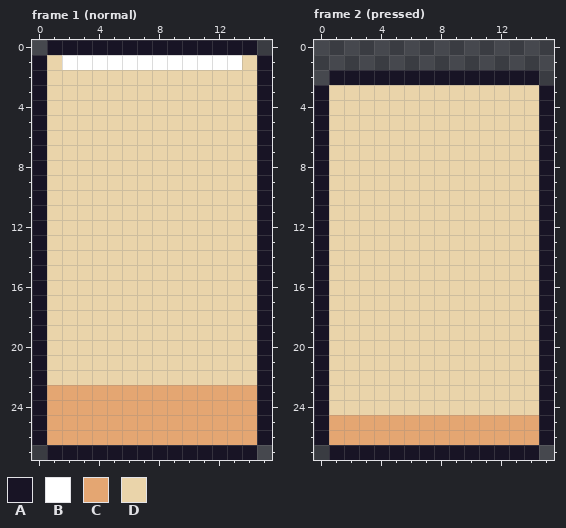
Two versions of one pixel-art file, art/ui/ui-button.aseprite. The picture above is the old version.
16x28 pixels, 2 frames. Shown: frame 1 (normal), frame 2 (pressed).
Palette (. is transparent): A #181425  B #ffffff  C #e4a672  D #ead4aa
Now the later version:
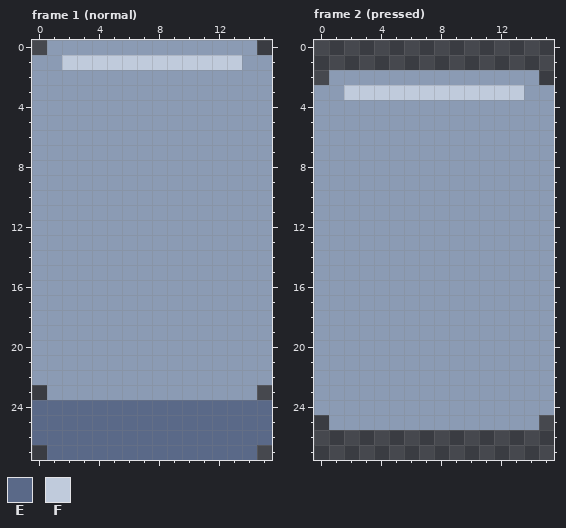
Colours new in this view: E #5a6988  F #c0cbdc
Diff:
Colour D changes from #ead4aa to #8b9bb4.
Frame 1 (normal):
Colour A gives way to colour D in row 0 at x 1 to 14; in rows 1 to 22 at x 0 and 15.
Colour C gives way to colour D in row 23 at x 1 to 14.
Colour A gives way to colour E in rows 24 to 26 at x 0 and 15; in row 27 at x 1 to 14.
Colour C gives way to colour E in rows 24 to 26 at x 1 to 14.
Colour B gives way to colour F in row 1 at x 2 to 13.
Colour A is removed in row 23 at x 0 and 15.
Frame 2 (pressed):
Colour A gives way to colour D in row 2 at x 1 to 14; in rows 3 to 24 at x 0 and 15.
Colour C gives way to colour D in row 25 at x 1 to 14.
Colour D gives way to colour F in row 3 at x 2 to 13.
Colour A is removed in rows 25 to 26 at x 0 and 15; in row 27 at x 1 to 14.
Colour C is removed in row 26 at x 1 to 14.
